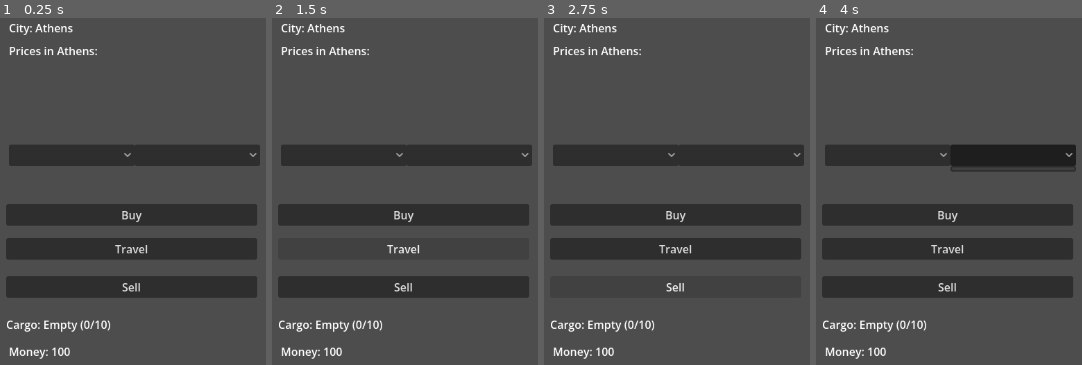
Above: before the commit, frames 1-4 (left to right).
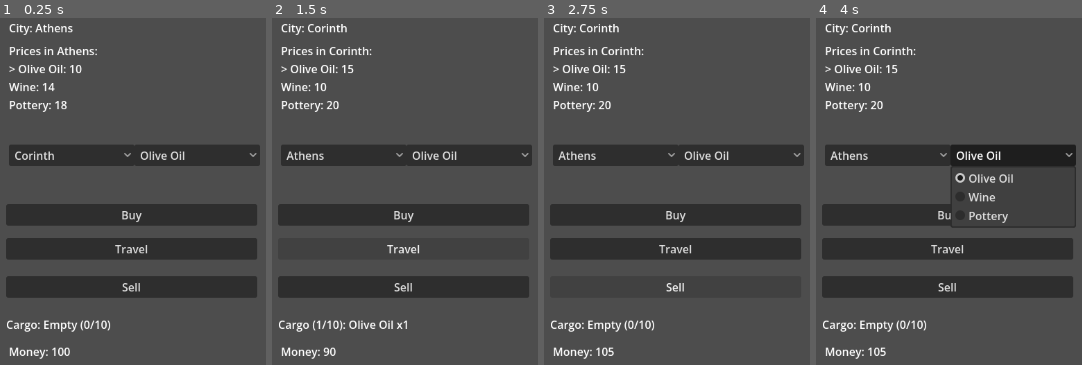
Above: after the commit, the same moments.

Repository: monoidalcat-ux/trade-winds-of-olympus
Game: Godot game, scene res://scenes/Main.tscn
The game is run twice, just before and just after one commit, with the same random seed, the same clock (stepped at 60 frames per second) and the same inputs.
Inputs (mouse positions are in pixels of both pictures, inside the frame that each line leads up to):
- Up to frame 1 (0.25 s): no input
- Up to frame 2 (1.5 s): click "Buy" at 0.5 s; click "Travel" at 1.25 s
- Up to frame 3 (2.75 s): click "Sell" at 2 s
- Up to frame 4 (4 s): click (887, 156) at 2.75 s; click (1012, 156) at 3.5 s

The runs differ from the first frame. In frame 1, 1.2% of the frame differs, in the area x 3-70%, y 13-41%; in frame 2, 2.3%; in frame 3, 1.7%; in frame 4, 2.9%, in the area x 3-98%, y 1-98%.
Error before the commit: Trying to assign an array of type "Array" to a variable of type "Array[Dictionary]". (res://scripts/CityData.gd:11)

Commit message:
Fix typed array loading for JSON-backed data

Diff:
--- a/scripts/CityData.gd
+++ b/scripts/CityData.gd
@@ -8,7 +8,7 @@
 var goods: Array[Dictionary] = []
 
 func load_data() -> void:
-	goods = _load_json(GOODS_PATH).get("goods", [])
+	goods = _as_dictionary_array(_load_json(GOODS_PATH).get("goods", []))
 	cities = _load_json(CITIES_PATH).get("cities", {})
 
 func get_goods() -> Array[Dictionary]:
@@ -50,3 +50,11 @@
 	if parsed is Dictionary:
 		return parsed
 	return {}
+
+func _as_dictionary_array(value: Variant) -> Array[Dictionary]:
+	var output: Array[Dictionary] = []
+	if value is Array:
+		for item in value:
+			if item is Dictionary:
+				output.append(item)
+	return output
--- a/scripts/EventManager.gd
+++ b/scripts/EventManager.gd
@@ -15,7 +15,7 @@
 		return
 	var parsed = JSON.parse_string(file.get_as_text())
 	if parsed is Dictionary:
-		events = parsed.get("events", [])
+		events = _as_dictionary_array(parsed.get("events", []))
 	else:
 		events = []
 
@@ -27,3 +27,11 @@
 	if travel_events.is_empty():
 		return {}
 	return travel_events[randi() % travel_events.size()]
+
+func _as_dictionary_array(value: Variant) -> Array[Dictionary]:
+	var output: Array[Dictionary] = []
+	if value is Array:
+		for item in value:
+			if item is Dictionary:
+				output.append(item)
+	return output
